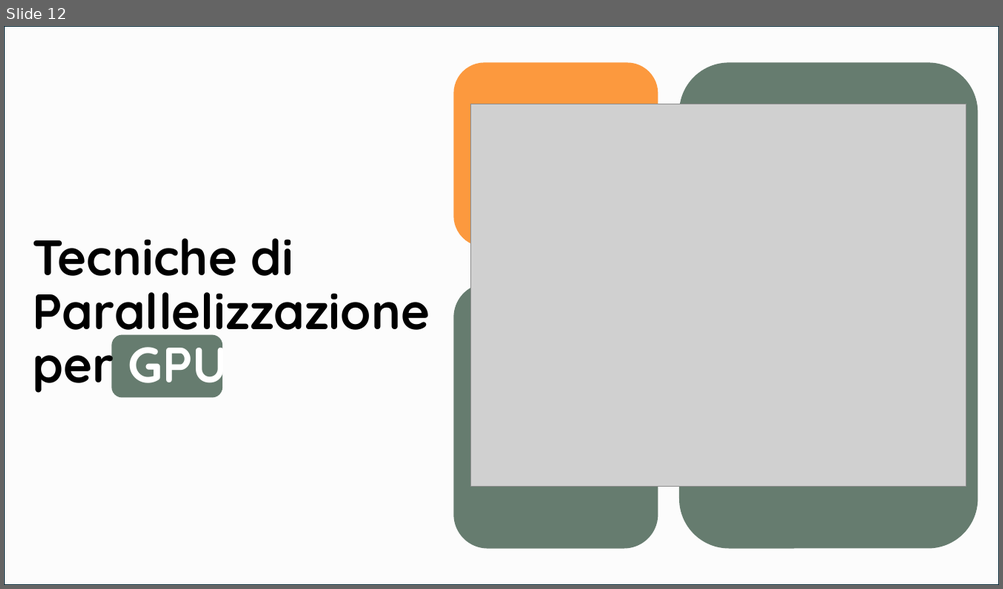
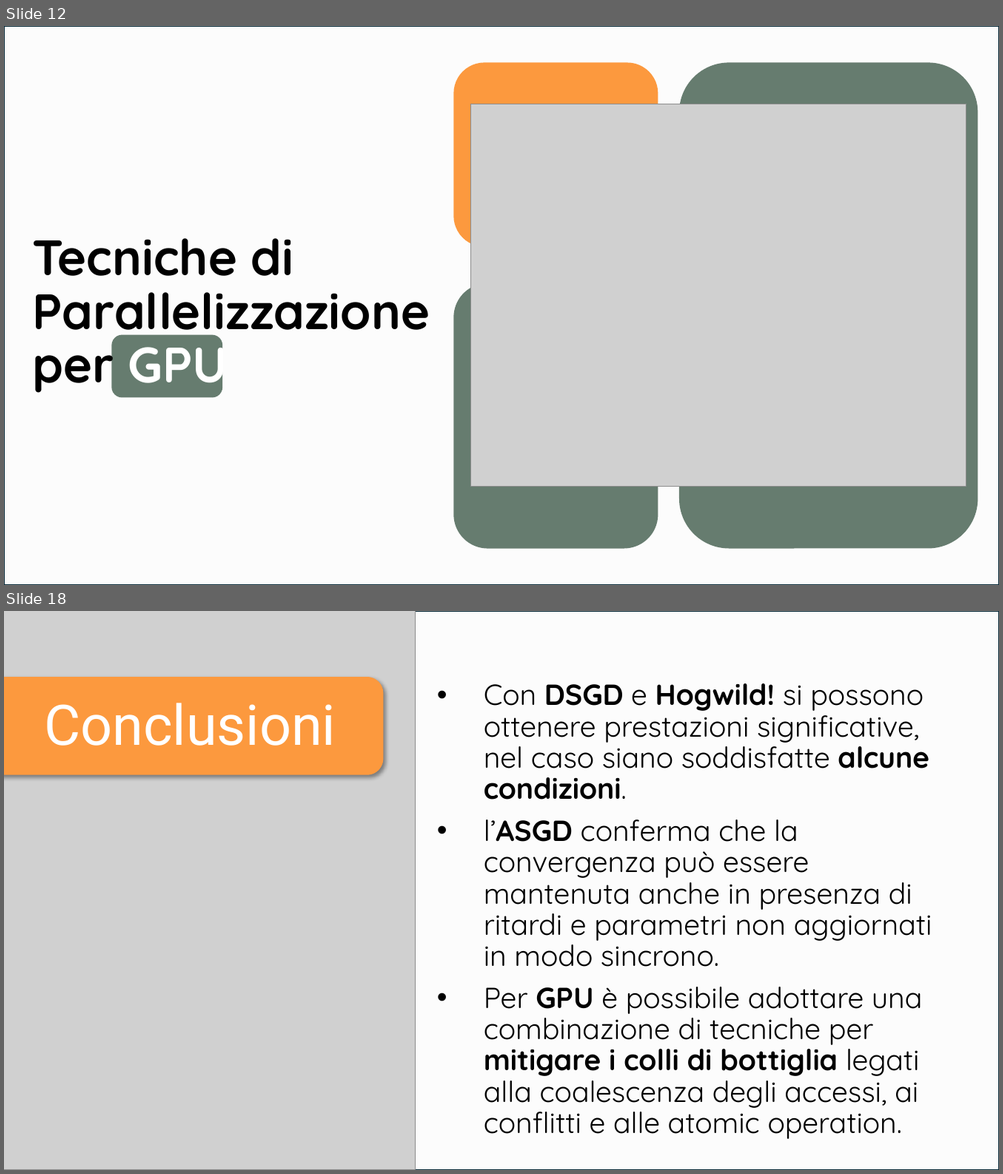
Before and after one commit to Smo17817/MNI_Esercizi, a slide deck: Documentazione/[MNI]_PresentazioneSeminario.pptx. Shown one above the other, each under a label of ours: slide 12 before the commit, slides 12 and 18 after it; the slides between them are not shown. The pictures are 1003x589 and 1003x1174 pixels, drawn with LibreOffice and Linux fonts; fonts in the diff are those of the drawing; grey boxes stand for pictures. Boxes give left, top, right and bottom in pixels: in the first picture for what was removed or moved away, otherwise in the second. Text is boxed around its words. In the diff, an @@ line names an element or a change of style, - is before the commit and + after.

```diff
--- a/Documentazione/[MNI]_PresentazioneSeminario.pptx
+++ b/Documentazione/[MNI]_PresentazioneSeminario.pptx
@@ slide 18 added at box(4, 611, 999, 1170), background #FFFFFF @@
@@ rectangle added at box(4, 611, 999, 1170), fill #FCFCFC, outline #092A39 1.5 pt @@
@@ picture added at box(4, 611, 415, 1170) @@
@@ rounded rectangle added at box(4, 677, 383, 775), fill #FC993E @@
@@ text added at box(484, 684, 932, 1139), 28 pt, text #000000 @@
+• Con DSGD e Hogwild! si possono ottenere prestazioni significative, nel caso siano soddisfatte alcune condizioni.
+• l’ASGD conferma che la convergenza può essere mantenuta anche in presenza di ritardi e parametri non aggiornati in modo sincrono.
+• Per GPU è possibile adottare una combinazione di tecniche per mitigare i colli di bottiglia legati alla coalescenza degli accessi, ai conflitti e alle atomic operation.
@@ title added at box(44, 703, 336, 746), 54 pt, text #FFFFFF @@
+Conclusioni
```
Also in this commit, not shown: 7 other slides added, 1 slide removed.
